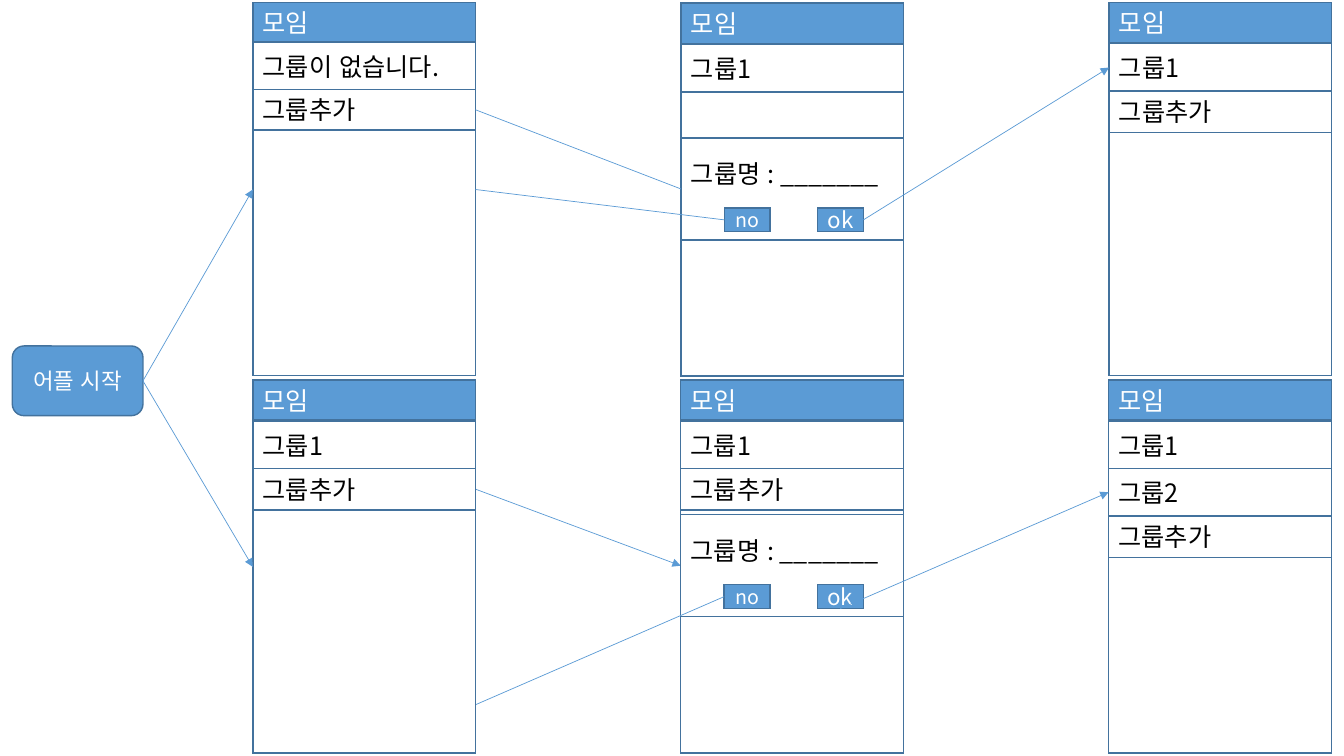
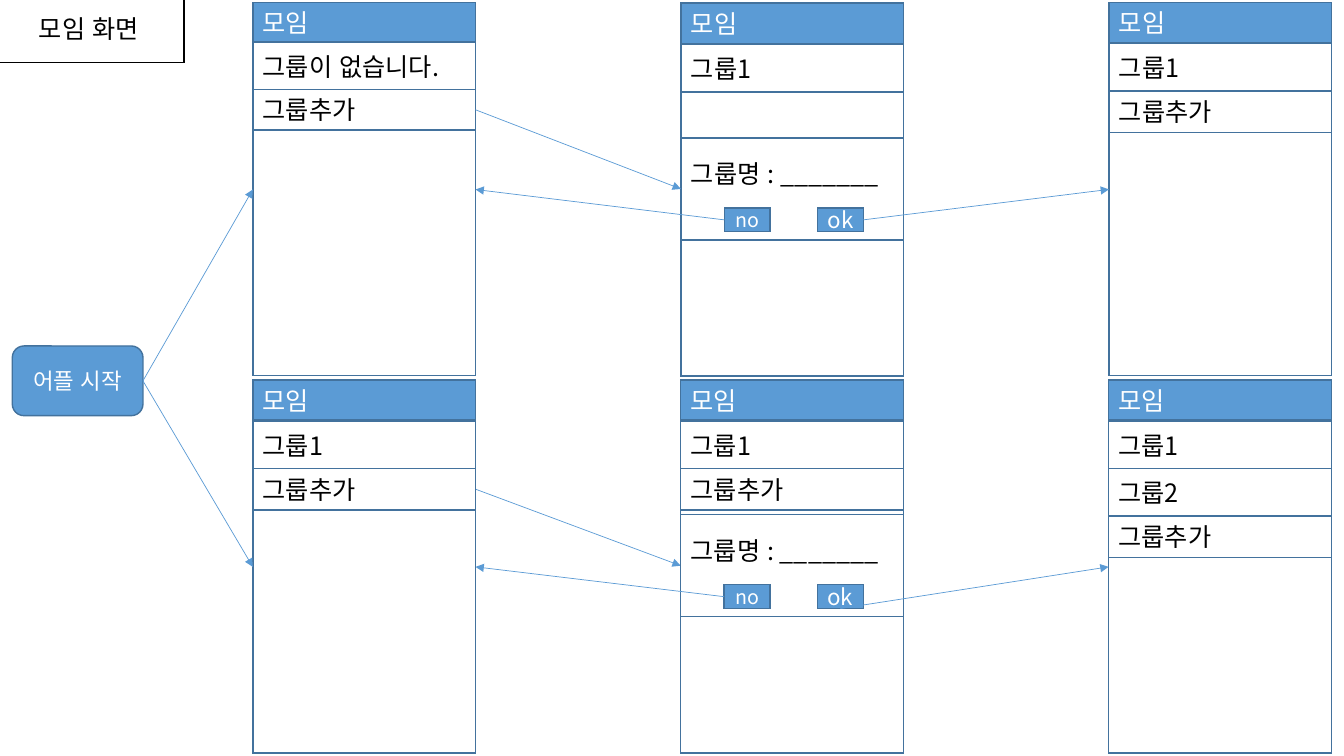
Before and after one commit to kh030728/cash_manage_app, a slide deck: slide 1 of PPT/DB프로젝트 어플 구상.pptx. Drawn at 1344x756 pixels with LibreOffice and Linux fonts; fonts in the diff are those of the drawing. Boxes give left, top, right and bottom in pixels: in the first picture for what was removed or moved away, otherwise in the second. Text is boxed around its words. In the diff, an @@ line names an element or a change of style, - is before the commit and + after.

```diff
--- a/PPT/DB프로젝트 어플 구상.pptx
+++ b/PPT/DB프로젝트 어플 구상.pptx
@@ rectangle added at <box>0,0,185,63</box>, fill #FFFFFF, outline #000000 1 pt, 18 pt, text #000000 @@
+모임 화면
@@ line (476, 110) - (682, 189): line to arrow @@
@@ line (725, 220) - (476, 190): line to arrow @@
@@ arrow moved from (864, 220) - (1109, 68) to (864, 220) - (1109, 190) @@
@@ arrow moved from (724, 597) - (369, 751) to (724, 597) - (476, 567) @@
@@ arrow moved from (841, 609) - (1109, 492) to (841, 609) - (1109, 567) @@
```
Also in this commit, not shown: 2 other slides changed, 29 other files.
